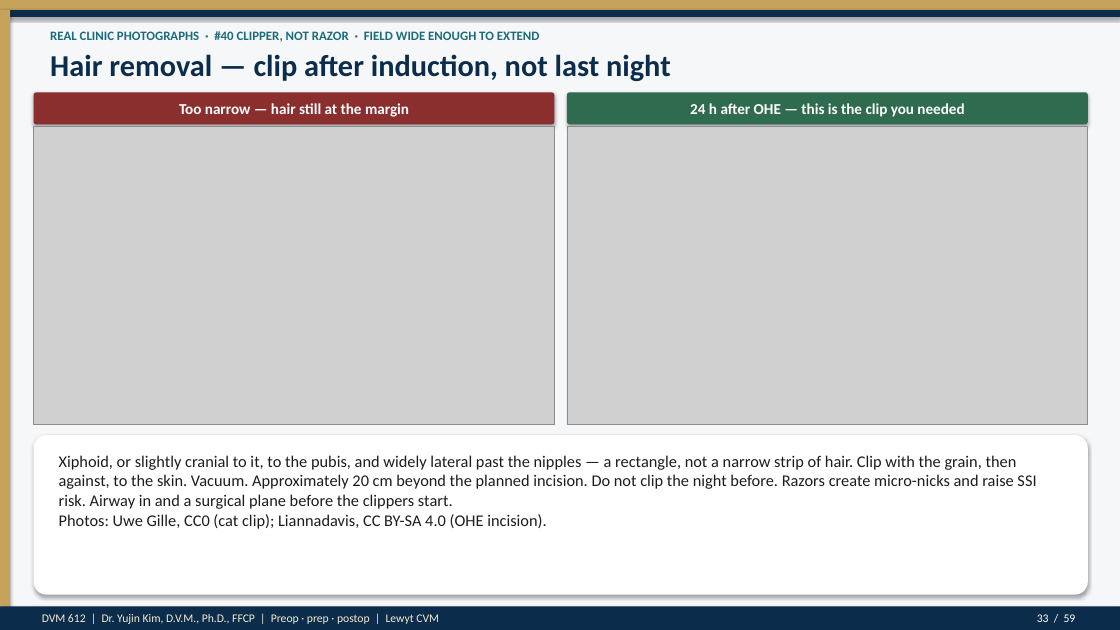
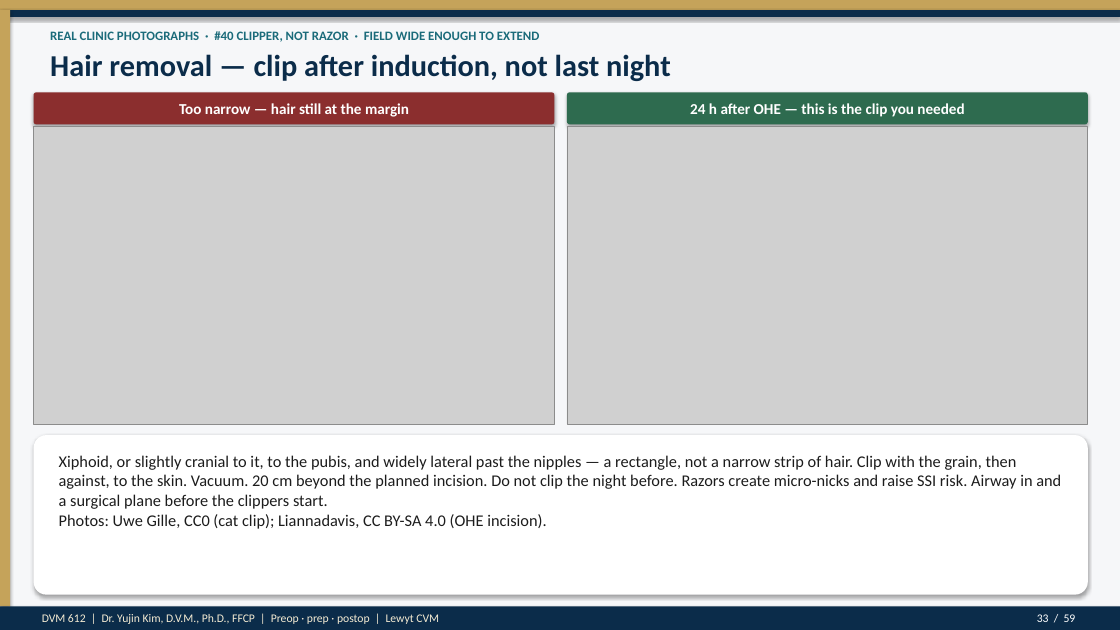
Before and after one commit to drkimvet/happycare, a slide deck: slide 33 of lectures/DVM-612_Week4_Preop_PatientPrep_Postop.pptx. Drawn at 1120x630 pixels with LibreOffice and Linux fonts; fonts in the diff are those of the drawing; grey boxes stand for pictures. Boxes give left, top, right and bottom in pixels: in the first picture for what was removed or moved away, otherwise in the second. Text is boxed around its words. In the diff, an @@ line names an element or a change of style, - is before the commit and + after.

```diff
--- a/lectures/DVM-612_Week4_Preop_PatientPrep_Postop.pptx
+++ b/lectures/DVM-612_Week4_Preop_PatientPrep_Postop.pptx
@@ text at (59,455,1061,529): text changed @@
-Xiphoid, or slightly cranial to it, to the pubis, and widely lateral past the nipples — a rectangle, not a narrow strip of hair. Clip with the grain, then against, to the skin. Vacuum. Approximately 20 cm beyond the planned incision. Do not clip the night before. Razors create micro-nicks and raise SSI risk. Airway in and a surgical plane before the clippers start.
-Photos: Uwe Gille, CC0 (cat clip); Liannadavis, CC BY-SA 4.0 (OHE incision).
+Xiphoid, or slightly cranial to it, to the pubis, and widely lateral past the nipples — a rectangle, not a narrow strip of hair. Clip with the grain, then against, to the skin. Vacuum. 20 cm beyond the planned incision. Do not clip the night before. Razors create micro-nicks and raise SSI risk. Airway in and a surgical plane before the clippers start.
+Photos: Uwe Gille, CC0 (cat clip); Liannadavis, CC BY-SA 4.0 (OHE incision).
```
Also in this commit, not shown: 10 other slides changed, 2 other files.
